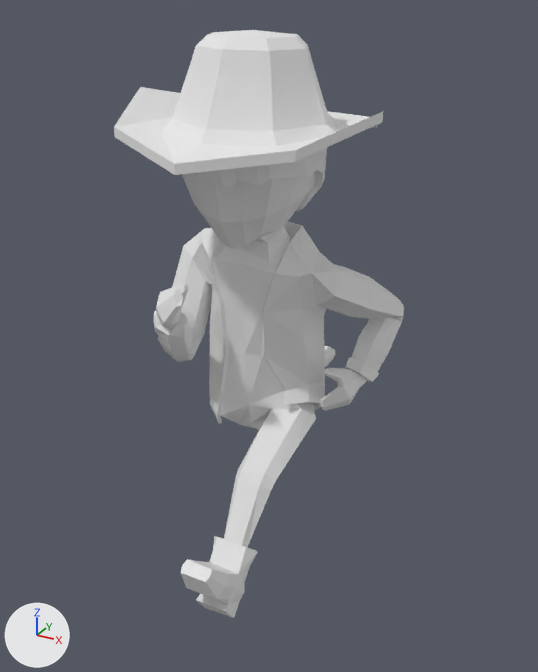
The FBX model resources/CharacterRunning.fbx as it was, and as the next commit left it.
One viewpoint serves both versions: a 50 mm lens placed at (0.475, -0.84, 0.896), pointed at (-0.011, 0.042, 0.455). Arrows for +X, +Y and +Z are at lower left; the lights stay in place. Where no turn or scale is listed for an object, it has been applied to the vertices.
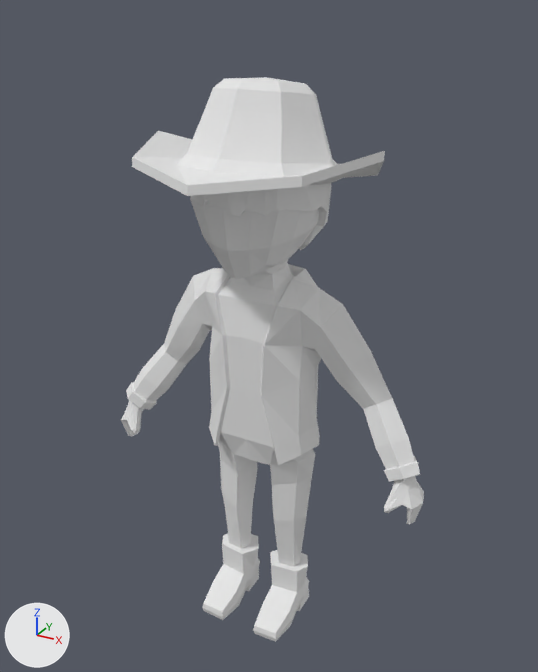
Where the change shows, as pixel boxes [x1, y1, x2, y2] in the pictures (538 x 672 px; the box of a moved part takes in the faces that stretch with it):
'Cube', reshaped
    before: [114, 30, 404, 618]
    after: [121, 77, 424, 642]
part 1 of me_cube_001, moved or reshaped
    before: [189, 148, 327, 212]
    after: [193, 183, 331, 250]
part 2 of me_cube_001, moved or reshaped
    before: [114, 30, 383, 175]
    after: [132, 77, 385, 196]
part 3 of me_cube_001, moved or reshaped
    before: [154, 173, 404, 618]
    after: [121, 196, 424, 642]

Diff of the bpy script that builds the scene:
```diff
--- a/resources/CharacterRunning.fbx.py
+++ b/resources/CharacterRunning.fbx.py
@@ me_cube_001 @@
 # used by ob_cube; location = (0.0, 0.0, 0.0)
-me_cube_001.from_pydata(...)  # 740 vertices, 1420 faces; spans x -0.154..0.175, y -0.257..0.333, z 0.156..0.874
+me_cube_001.from_pydata(...)  # 740 vertices, 1420 faces; spans x -0.255..0.255, y -0.165..0.168, z -0.002..0.82
+# me_cube_001 part 1: the loose piece of 143 vertices spanning x -0.081..0.098, y -0.131..0.054, z 0.657..0.823 is multiplied about its middle by the matrix ((0.999, 0.015, -0.034), (-0.01, 0.989, 0.146), (0.036, -0.146, 0.989)), then moved by (-0.009, 0.036, -0.055)
+# me_cube_001 part 2: the loose piece of 73 vertices spanning x -0.154..0.175, y -0.202..0.13, z 0.737..0.874 is multiplied about its middle by the matrix ((0.999, 0.015, -0.034), (-0.01, 0.989, 0.146), (0.036, -0.146, 0.989)), then moved by (-0.011, 0.045, -0.056)
+# me_cube_001 part 3: 524 of 740 vertices moved; they spanned x -0.134..0.172, y -0.257..0.333, z 0.156..0.777 and now span x -0.255..0.255, y -0.091..0.064, z -0.002..0.72; mean shift (-0.01, 0.006, -0.124); largest move (-0.029, 0.333, 0.312) -> (-0.029, -0.077, 0.001)
 me_cube_001.materials.append(mat_material)
```
